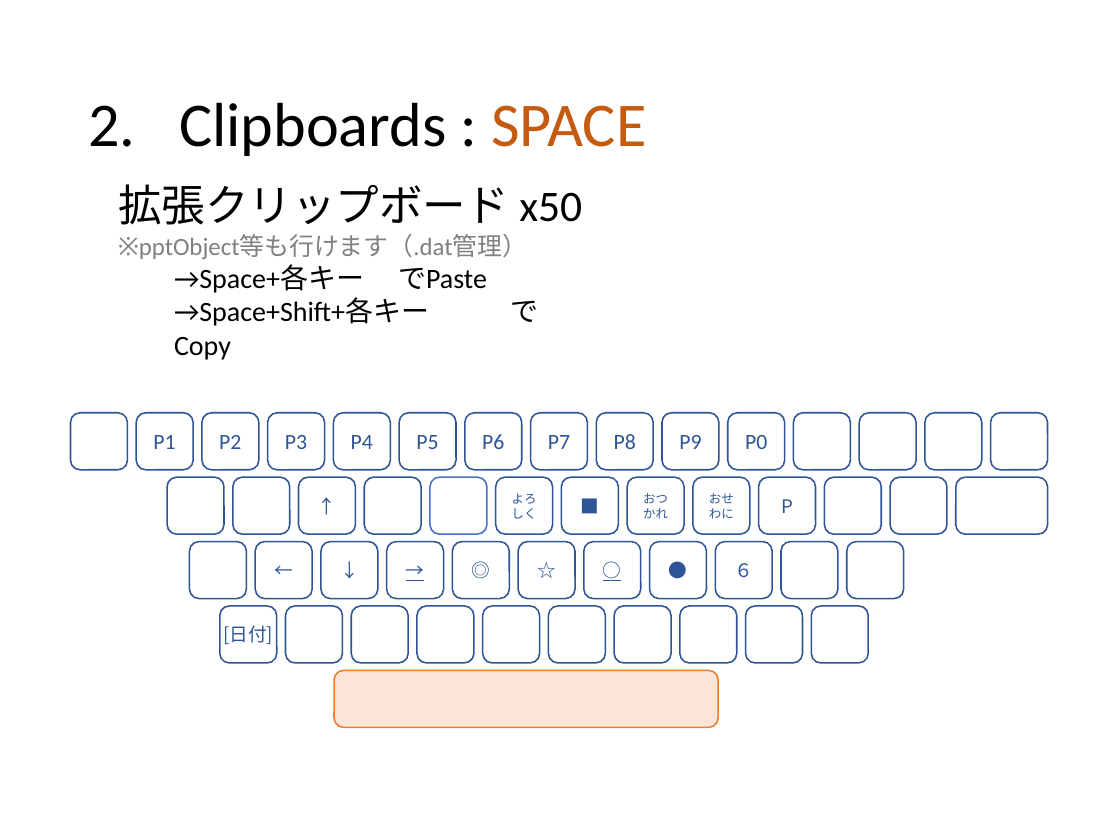
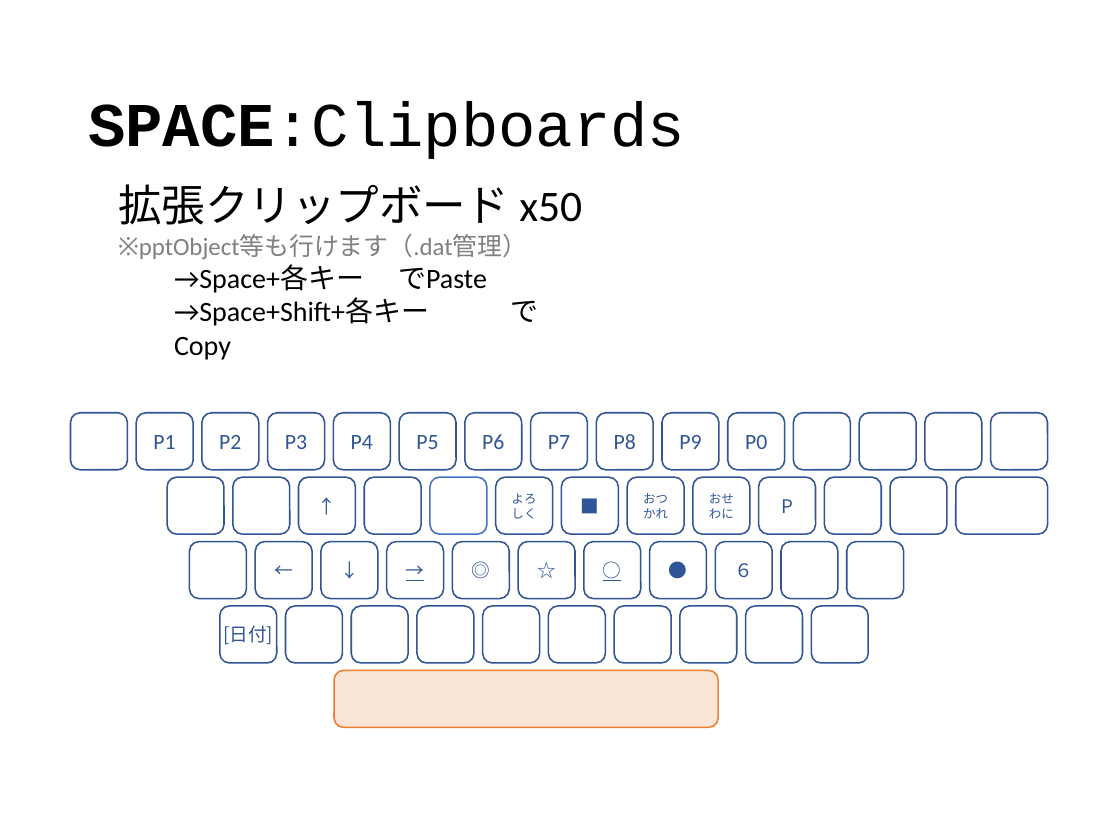
Before and after one commit to ittooo66/myAHK, a slide deck: slide 5 of MANUAL.pptx (slide 6 before the commit). Drawn at 1120x840 pixels with LibreOffice and Linux fonts; fonts in the diff are those of the drawing. Boxes give left, top, right and bottom in pixels: in the first picture for what was removed or moved away, otherwise in the second. Text is boxed around its words. In the diff, an @@ line names an element or a change of style, - is before the commit and + after.

```diff
--- a/MANUAL.pptx
+++ b/MANUAL.pptx
@@ title at [88,101,685,159]: text changed; font Calibri to Courier New @@
-2. Clipboards : SPACE
+SPACE:Clipboards
```
Also in this commit, not shown: 11 other slides changed, 4 slides removed.
